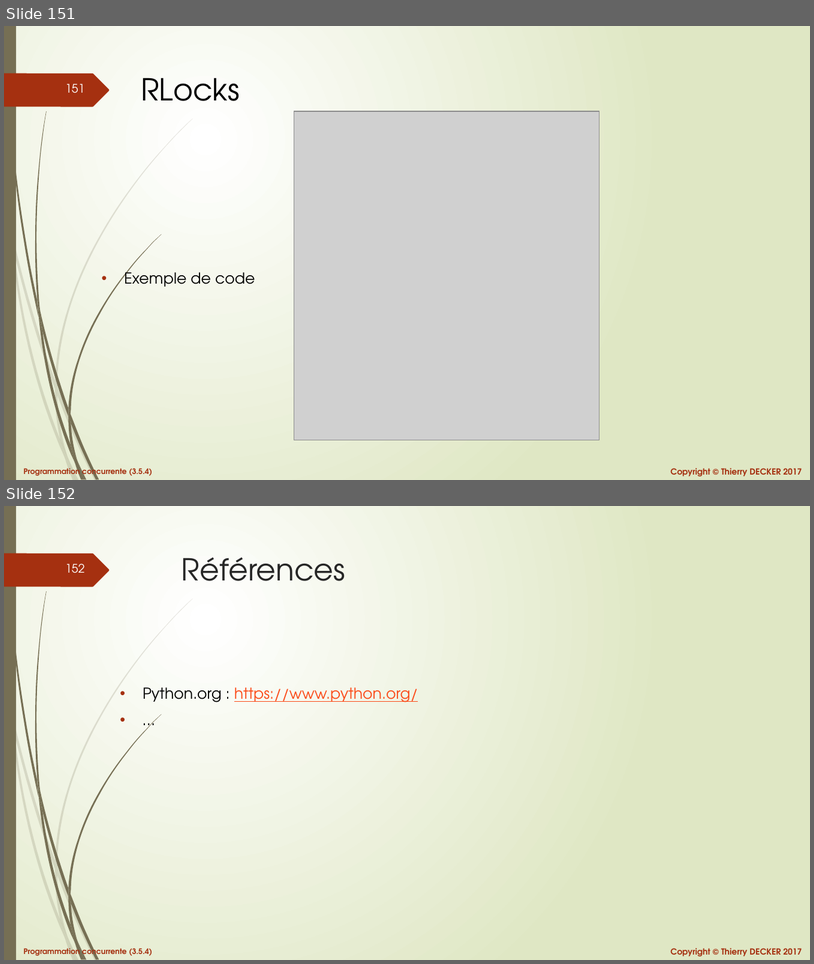
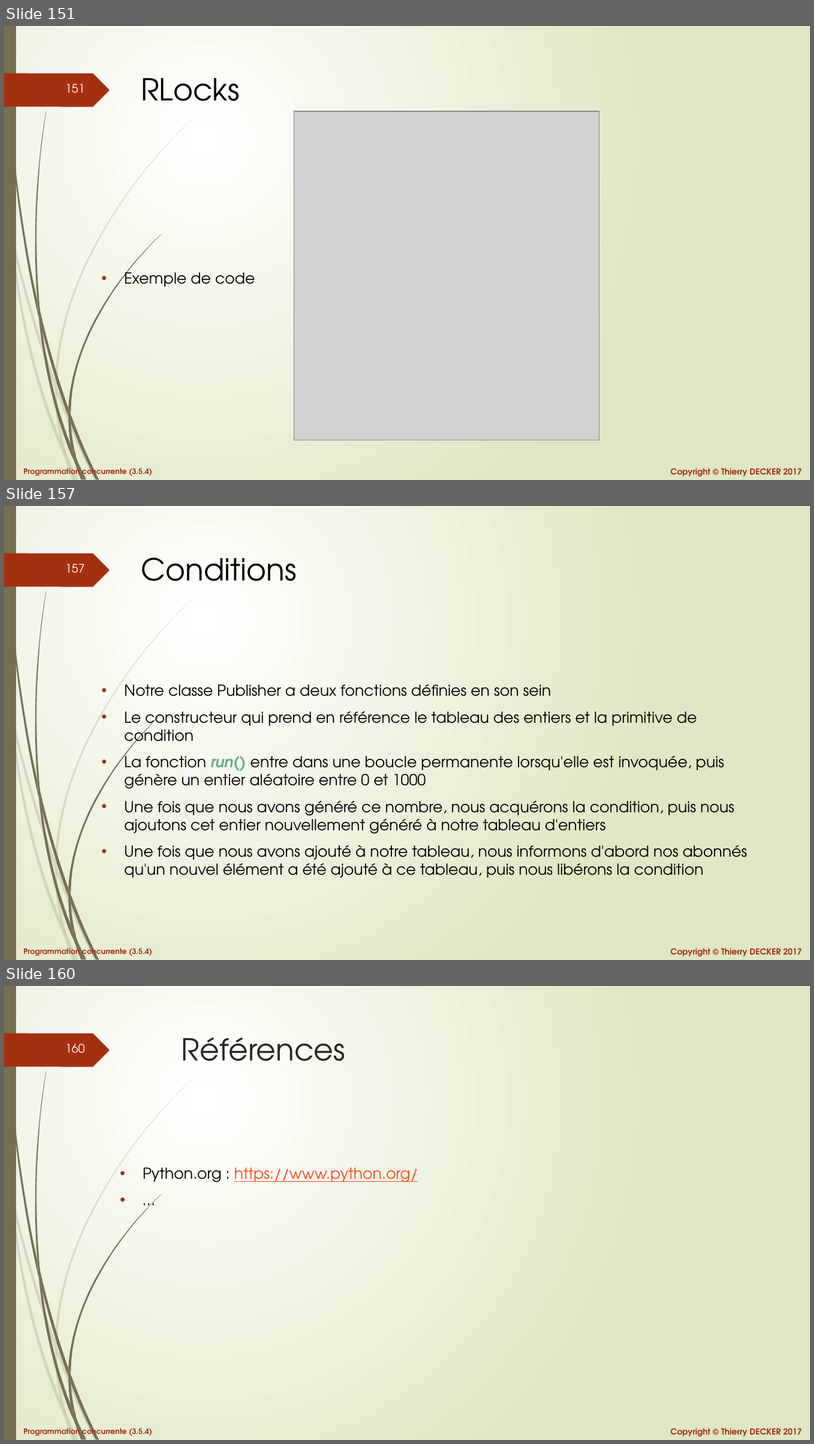
Before and after one commit to VikmanTheRacoon/learning-python, a slide deck: documentations/python-concurrency.pptx. Shown one above the other, each under a label of ours: slides 151 and 152 before the commit, slides 151, 157 and 160 after it; the slides between them are not shown. The pictures are 814x964 and 814x1444 pixels, drawn with LibreOffice and Linux fonts; fonts in the diff are those of the drawing; grey boxes stand for pictures. Boxes give left, top, right and bottom in pixels: in the first picture for what was removed or moved away, otherwise in the second. Text is boxed around its words. In the diff, an @@ line names an element or a change of style, - is before the commit and + after.

```diff
--- a/documentations/python-concurrency.pptx
+++ b/documentations/python-concurrency.pptx
@@ slide 157 added at box(4, 506, 810, 960), background gradient #FFFFFF to #DFE8C4; not listed: 27 template elements that a slide beside it also shows @@
@@ title added at box(141, 558, 297, 581), 36 pt, text #000000 @@
+Conditions
@@ text added at box(124, 684, 748, 877), 18 pt, text #000000 @@
+• Notre classe Publisher a deux fonctions définies en son sein
+• Le constructeur qui prend en référence le tableau des entiers et la primitive de condition
+• La fonction run() entre dans une boucle permanente lorsqu'elle est invoquée, puis génère un entier aléatoire entre 0 et 1000
+• Une fois que nous avons généré ce nombre, nous acquérons la condition, puis nous ajoutons cet entier nouvellement généré à notre tableau d'entiers
+• Une fois que nous avons ajouté à notre tableau, nous informons d'abord nos abonnés qu'un nouvel élément a été ajouté à ce tableau, puis nous libérons la condition
@@ what was slide 152 is now slide 160 @@
@@ page number at box(65, 1044, 85, 1053): text changed @@
-152
+160
```
Also in this commit, not shown: 7 other slides added, 1 other file.
